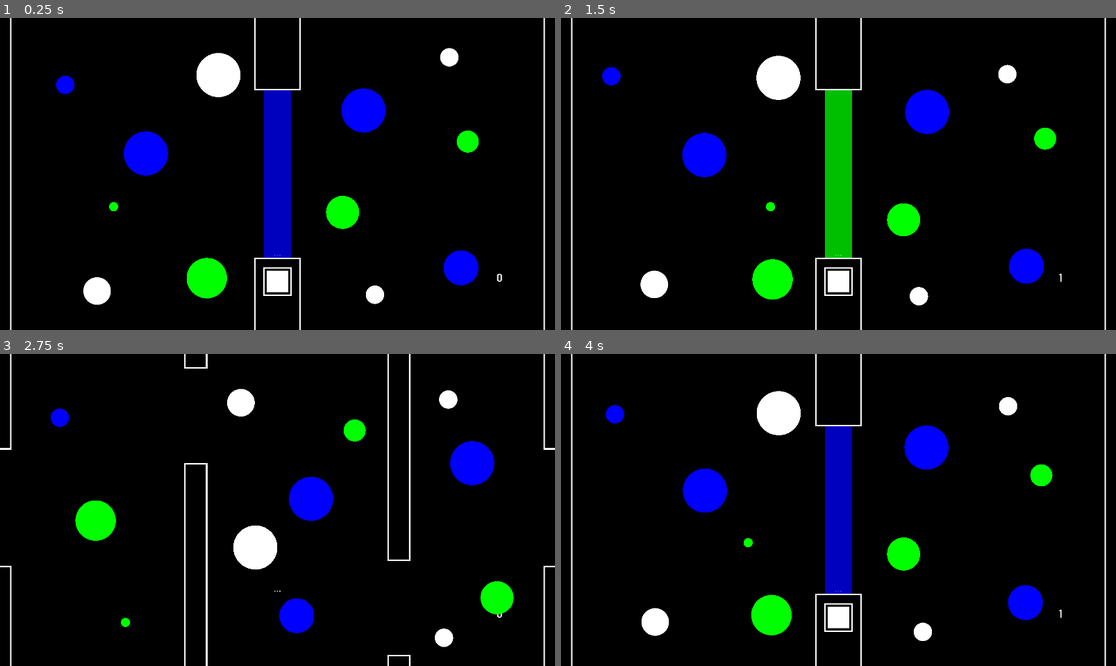
Above: before the commit, frames 1-4 (two rows, left to right).
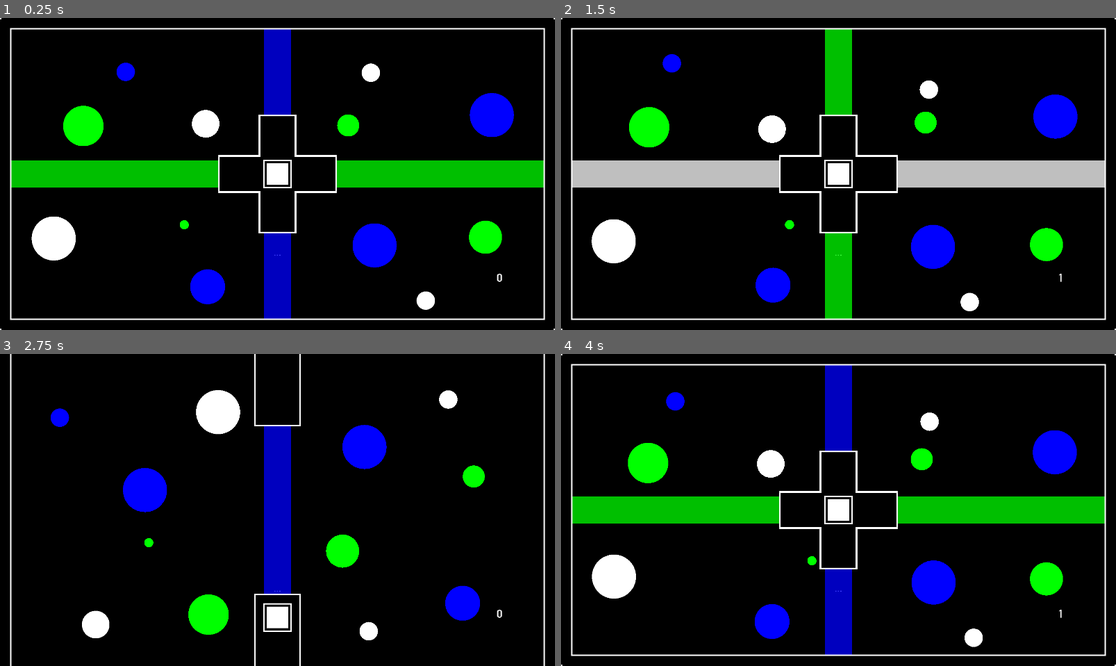
Above: after the commit, the same moments.

Repository: Dark-Gran/Spirit-Circles
Game: Godot game, scene res://src/Main.tscn
The game is run twice, just before and just after one commit, with the same random seed, the same clock (stepped at 60 frames per second) and the same inputs.
Inputs (mouse positions are in pixels of both pictures, inside the frame that each line leads up to; where the layout moved, square brackets give the same spot in the first picture):
- Up to frame 1 (0.25 s): no input
- Up to frame 2 (1.5 s): click (838, 174) [838, 280] at 0.5 s; move the mouse to (960, 158) at 1.27 s; hold Right (ui_right) from 1.28 s (still down)
- Up to frame 3 (2.75 s): tap Space (ui_accept) at 1.52, 2.27 s; move the mouse to (166, 525) at 2.02 s; release Right (ui_right) at 2.03 s; hold Left (ui_left) from 2.03 s (still down)
- Up to frame 4 (4 s): move the mouse to (894, 441) at 2.77 s; release Left (ui_left) at 2.78 s; hold Right (ui_right) from 2.78 s (still down); move the mouse to (810, 572) at 3.52 s; tap Space (ui_accept) at 3.77 s

The runs differ from the first frame. In frame 1, 23% of the frame differs, in the area x 0-100%, y 0-100%; in frame 2, 22%; in frame 3, 14%; in frame 4, 22%.

Commit message:
level10 ("beam cross")

Diff:
--- a/src/world/World.gd
+++ b/src/world/World.gd
@@ -21,7 +21,7 @@
 
 func _ready():
 	enable_continue(false)
-	level_id = 9
+	level_id = 10
 	move_to_level(level_id)
 
 func reload_level():
--- a/src/world/levels/Level_009.tscn
+++ b/src/world/levels/Level_009.tscn
@@ -2,7 +2,7 @@
 
 [ext_resource path="res://src/world/Circle.tscn" type="PackedScene" id=1]
 [ext_resource path="res://src/world/levels/Level_009.gd" type="Script" id=2]
-[ext_resource path="res://src/world/obstacles/Wall_3.tscn" type="PackedScene" id=3]
+[ext_resource path="res://src/world/obstacles/Wall_Wide_0.tscn" type="PackedScene" id=3]
 [ext_resource path="res://src/world/obstacles/Wall_2.tscn" type="PackedScene" id=4]
 [ext_resource path="res://src/world/obstacles/Beam.tscn" type="PackedScene" id=5]
 [ext_resource path="res://src/world/obstacles/Button.tscn" type="PackedScene" id=6]
--- /dev/null
+++ b/src/world/levels/Level_010.gd
@@ -0,0 +1,8 @@
+extends Level
+
+func _ready():
+	for beam in $Statics/Beams.get_children():
+		$Statics/Button.switchables.append(beam)
+		beam.possible_colors.append(Circle.ColorType.WHITE)
+		beam.possible_colors.append(Circle.ColorType.BLUE)
+		beam.possible_colors.append(Circle.ColorType.GREEN)
--- /dev/null
+++ b/src/world/levels/Level_010.tscn
@@ -0,0 +1,111 @@
+[gd_scene load_steps=7 format=2]
+
+[ext_resource path="res://src/world/Circle.tscn" type="PackedScene" id=1]
+[ext_resource path="res://src/world/levels/Level_010.gd" type="Script" id=2]
+[ext_resource path="res://src/world/obstacles/Wall_Border.tscn" type="PackedScene" id=3]
+[ext_resource path="res://src/world/obstacles/Wall_Cross_1.tscn" type="PackedScene" id=5]
+[ext_resource path="res://src/world/obstacles/Button.tscn" type="PackedScene" id=6]
+[ext_resource path="res://src/world/obstacles/Beam.tscn" type="PackedScene" id=7]
+
+[node name="Level" type="Node2D"]
+script = ExtResource( 2 )
+
+[node name="Circles" type="Node2D" parent="."]
+
+[node name="Circle" parent="Circles" instance=ExtResource( 1 )]
+position = Vector2( 444.489, 192.093 )
+color_type = 2
+angle = 210
+size = 10.0
+
+[node name="Circle2" parent="Circles" instance=ExtResource( 1 )]
+position = Vector2( 1679.45, 754.039 )
+color_type = 1
+angle = 90
+size = 18.0
+
+[node name="Circle3" parent="Circles" instance=ExtResource( 1 )]
+position = Vector2( 186.592, 761.349 )
+angle = 110
+size = 24.0
+
+[node name="Circle4" parent="Circles" instance=ExtResource( 1 )]
+position = Vector2( 1699.8, 335.181 )
+color_type = 2
+angle = 30
+size = 24.0
+
+[node name="Circle5" parent="Circles" instance=ExtResource( 1 )]
+position = Vector2( 708.062, 362.715 )
+angle = 45
+size = 15.0
+
+[node name="Circle6" parent="Circles" instance=ExtResource( 1 )]
+position = Vector2( 1284.92, 178.693 )
+angle = 100
+
+[node name="Circle7" parent="Circles" instance=ExtResource( 1 )]
+position = Vector2( 1483.96, 977.321 )
+angle = 175
+
+[node name="Circle8" parent="Circles" instance=ExtResource( 1 )]
+position = Vector2( 715.41, 931.443 )
+color_type = 2
+angle = -20
+size = 19.0
+
+[node name="Circle9" parent="Circles" instance=ExtResource( 1 )]
+position = Vector2( 575.601, 715.595 )
+color_type = 1
+
+[node name="Circle10" parent="Circles" instance=ExtResource( 1 )]
+position = Vector2( 1194.09, 373.885 )
+color_type = 1
+angle = -10
+size = 12.0
+
+[node name="Circle11" parent="Circles" instance=ExtResource( 1 )]
+position = Vector2( 1297.51, 786.126 )
+color_type = 2
+angle = 150
+size = 24.0
+
+[node name="Circle12" parent="Circles" instance=ExtResource( 1 )]
+position = Vector2( 285.361, 373.023 )
+color_type = 1
+angle = 15
+size = 22.0
+
+[node name="Statics" type="Node2D" parent="."]
+
+[node name="Beams" type="Node2D" parent="Statics"]
+
+[node name="Beam" parent="Statics/Beams" instance=ExtResource( 7 )]
+position = Vector2( 960, 911.138 )
+scale = Vector2( 1.6, 0.7 )
+color_type = 2
+
+[node name="Beam2" parent="Statics/Beams" instance=ExtResource( 7 )]
+position = Vector2( 960, 183.138 )
+scale = Vector2( 1.6, 0.7 )
+color_type = 2
+
+[node name="Beam3" parent="Statics/Beams" instance=ExtResource( 7 )]
+position = Vector2( 370.939, 540 )
+rotation = 1.5708
+scale = Vector2( 1.6, 2 )
+color_type = 1
+
+[node name="Beam4" parent="Statics/Beams" instance=ExtResource( 7 )]
+position = Vector2( 1574.49, 540 )
+rotation = 1.5708
+scale = Vector2( 1.6, 2 )
+color_type = 1
+
+[node name="Wall3" parent="Statics" instance=ExtResource( 5 )]
+position = Vector2( 960, 540 )
+
+[node name="Wall" parent="Statics" instance=ExtResource( 3 )]
+
+[node name="Button" parent="Statics" instance=ExtResource( 6 )]
+position = Vector2( 960, 540 )
--- /dev/null
+++ b/src/world/obstacles/Wall_Border.tscn
@@ -0,0 +1,72 @@
+[gd_scene load_steps=3 format=2]
+
+[sub_resource type="CubeMesh" id=1]
+size = Vector3( 20, 20, 2 )
+
+[sub_resource type="RectangleShape2D" id=2]
+
+[node name="Wall" type="KinematicBody2D"]
+
+[node name="MeshInstance2D" type="MeshInstance2D" parent="."]
+position = Vector2( 0, 540 )
+scale = Vector2( 4, 54 )
+mesh = SubResource( 1 )
+
+[node name="MeshInstance2D2" type="MeshInstance2D" parent="."]
+position = Vector2( 960, 0 )
+scale = Vector2( 96, 4 )
+mesh = SubResource( 1 )
+
+[node name="MeshInstance2D4" type="MeshInstance2D" parent="."]
+position = Vector2( 960, 1080 )
+scale = Vector2( 96, 4 )
+mesh = SubResource( 1 )
+
+[node name="MeshInstance2D3" type="MeshInstance2D" parent="."]
+position = Vector2( 1920, 540 )
+scale = Vector2( 4, 54 )
+mesh = SubResource( 1 )
+
+[node name="MeshInstance2D5" type="MeshInstance2D" parent="."]
+modulate = Color( 0, 0, 0, 1 )
+position = Vector2( 0, 540 )
+scale = Vector2( 3.5, 53.5 )
+mesh = SubResource( 1 )
+
+[node name="MeshInstance2D6" type="MeshInstance2D" parent="."]
+modulate = Color( 0, 0, 0, 1 )
+position = Vector2( 960, 0 )
+scale = Vector2( 95.5, 3.5 )
+mesh = SubResource( 1 )
+
+[node name="MeshInstance2D7" type="MeshInstance2D" parent="."]
+modulate = Color( 0, 0, 0, 1 )
+position = Vector2( 960, 1080 )
+scale = Vector2( 95.5, 3.5 )
+mesh = SubResource( 1 )
+
+[node name="MeshInstance2D8" type="MeshInstance2D" parent="."]
+modulate = Color( 0, 0, 0, 1 )
+position = Vector2( 1920, 540 )
+scale = Vector2( 3.5, 53.5 )
+mesh = SubResource( 1 )
+
+[node name="CollisionShape2D" type="CollisionShape2D" parent="."]
+position = Vector2( 0, 540 )
+scale = Vector2( 4, 54 )
+shape = SubResource( 2 )
+
+[node name="CollisionShape2D2" type="CollisionShape2D" parent="."]
+position = Vector2( 1920, 540 )
+scale = Vector2( 4, 54 )
+shape = SubResource( 2 )
+
+[node name="CollisionShape2D3" type="CollisionShape2D" parent="."]
+position = Vector2( 960, 0 )
+scale = Vector2( 96, 4 )
+shape = SubResource( 2 )
+
+[node name="CollisionShape2D4" type="CollisionShape2D" parent="."]
+position = Vector2( 960, 1080 )
+scale = Vector2( 96, 4 )
+shape = SubResource( 2 )
--- /dev/null
+++ b/src/world/obstacles/Wall_Corner_0.tscn
@@ -0,0 +1,42 @@
+[gd_scene load_steps=3 format=2]
+
+[sub_resource type="CubeMesh" id=1]
+size = Vector3( 20, 20, 2 )
+
+[sub_resource type="RectangleShape2D" id=2]
+extents = Vector2( 1.4212, 35.0097 )
+
+[node name="Corner" type="KinematicBody2D"]
+
+[node name="MeshInstance2D" type="MeshInstance2D" parent="."]
+position = Vector2( 0, 240 )
+scale = Vector2( 4, 28 )
+mesh = SubResource( 1 )
+
+[node name="MeshInstance2D2" type="MeshInstance2D" parent="."]
+position = Vector2( 240, 0 )
+scale = Vector2( 28, 4 )
+mesh = SubResource( 1 )
+
+[node name="MeshInstance2D3" type="MeshInstance2D" parent="."]
+modulate = Color( 0, 0, 0, 1 )
+position = Vector2( 0, 240 )
+scale = Vector2( 3.5, 27.5 )
+mesh = SubResource( 1 )
+
+[node name="MeshInstance2D4" type="MeshInstance2D" parent="."]
+modulate = Color( 0, 0, 0, 1 )
+position = Vector2( 240, 0 )
+scale = Vector2( 27.5, 3.5 )
+mesh = SubResource( 1 )
+
+[node name="CollisionShape2D" type="CollisionShape2D" parent="."]
+position = Vector2( 0, 240 )
+scale = Vector2( 28, 8 )
+shape = SubResource( 2 )
+
+[node name="CollisionShape2D2" type="CollisionShape2D" parent="."]
+position = Vector2( 240, 0 )
+rotation = 1.5708
+scale = Vector2( 28, 8 )
+shape = SubResource( 2 )
--- /dev/null
+++ b/src/world/obstacles/Wall_Cross_0.tscn
@@ -0,0 +1,35 @@
+[gd_scene load_steps=3 format=2]
+
+[sub_resource type="CubeMesh" id=1]
+size = Vector3( 20, 20, 2 )
+
+[sub_resource type="RectangleShape2D" id=2]
+
+[node name="Wall" type="KinematicBody2D"]
+
+[node name="MeshInstance2D" type="MeshInstance2D" parent="."]
+scale = Vector2( 4, 25 )
+mesh = SubResource( 1 )
+
+[node name="MeshInstance2D3" type="MeshInstance2D" parent="."]
+scale = Vector2( 25, 4 )
+mesh = SubResource( 1 )
+
+[node name="MeshInstance2D2" type="MeshInstance2D" parent="."]
+modulate = Color( 0, 0, 0, 1 )
+scale = Vector2( 3.5, 24.5 )
+mesh = SubResource( 1 )
+
+[node name="MeshInstance2D4" type="MeshInstance2D" parent="."]
+modulate = Color( 0, 0, 0, 1 )
+scale = Vector2( 24.5, 3.5 )
+mesh = SubResource( 1 )
+
+[node name="CollisionShape2D" type="CollisionShape2D" parent="."]
+scale = Vector2( 4, 25 )
+shape = SubResource( 2 )
+
+[node name="CollisionShape2D2" type="CollisionShape2D" parent="."]
+rotation = 1.5708
+scale = Vector2( 4, 25 )
+shape = SubResource( 2 )
--- /dev/null
+++ b/src/world/obstacles/Wall_Cross_1.tscn
@@ -0,0 +1,35 @@
+[gd_scene load_steps=3 format=2]
+
+[sub_resource type="CubeMesh" id=1]
+size = Vector3( 20, 20, 2 )
+
+[sub_resource type="RectangleShape2D" id=2]
+
+[node name="Wall" type="KinematicBody2D"]
+
+[node name="MeshInstance2D" type="MeshInstance2D" parent="."]
+scale = Vector2( 6.5, 20.5 )
+mesh = SubResource( 1 )
+
+[node name="MeshInstance2D3" type="MeshInstance2D" parent="."]
+scale = Vector2( 20.5, 6.5 )
+mesh = SubResource( 1 )
+
+[node name="MeshInstance2D2" type="MeshInstance2D" parent="."]
+modulate = Color( 0, 0, 0, 1 )
+scale = Vector2( 6, 20 )
+mesh = SubResource( 1 )
+
+[node name="MeshInstance2D4" type="MeshInstance2D" parent="."]
+modulate = Color( 0, 0, 0, 1 )
+scale = Vector2( 20, 6 )
+mesh = SubResource( 1 )
+
+[node name="CollisionShape2D" type="CollisionShape2D" parent="."]
+scale = Vector2( 6.5, 20.5 )
+shape = SubResource( 2 )
+
+[node name="CollisionShape2D2" type="CollisionShape2D" parent="."]
+rotation = 1.5708
+scale = Vector2( 6.5, 20.5 )
+shape = SubResource( 2 )
Renamed: src/world/obstacles/Wall_3.tscn -> src/world/obstacles/Wall_Wide_0.tscn
